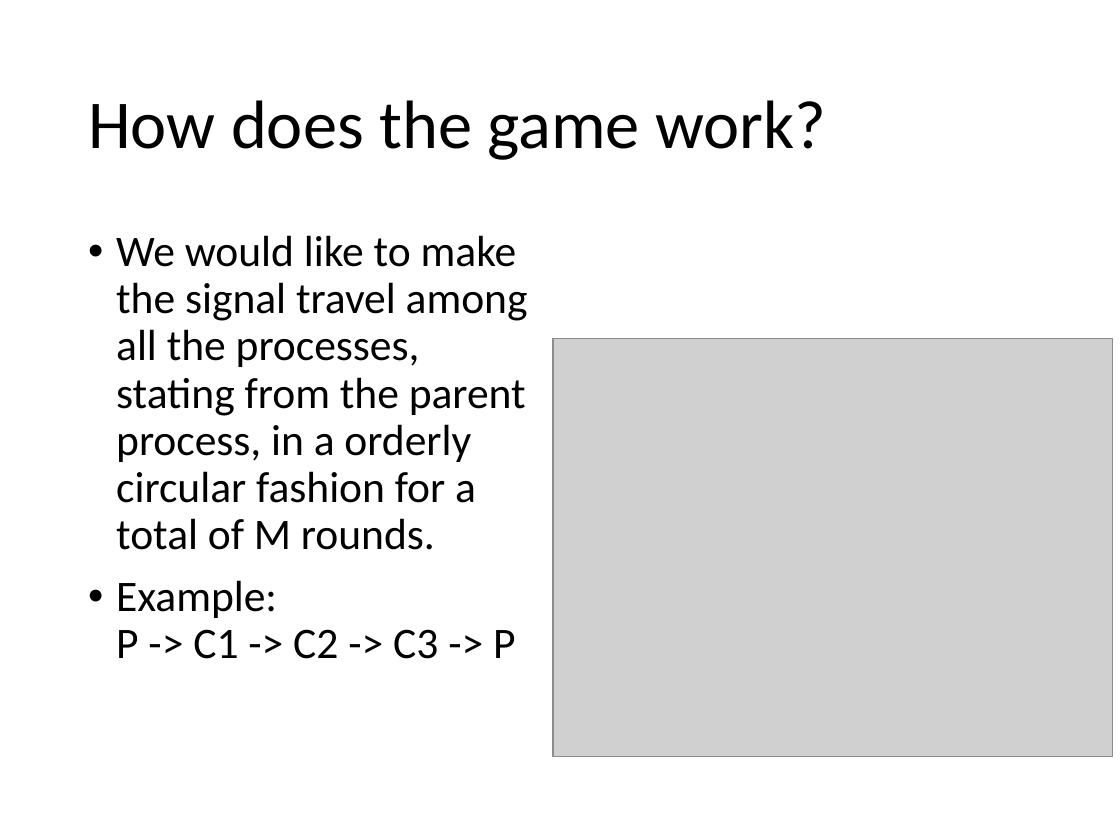
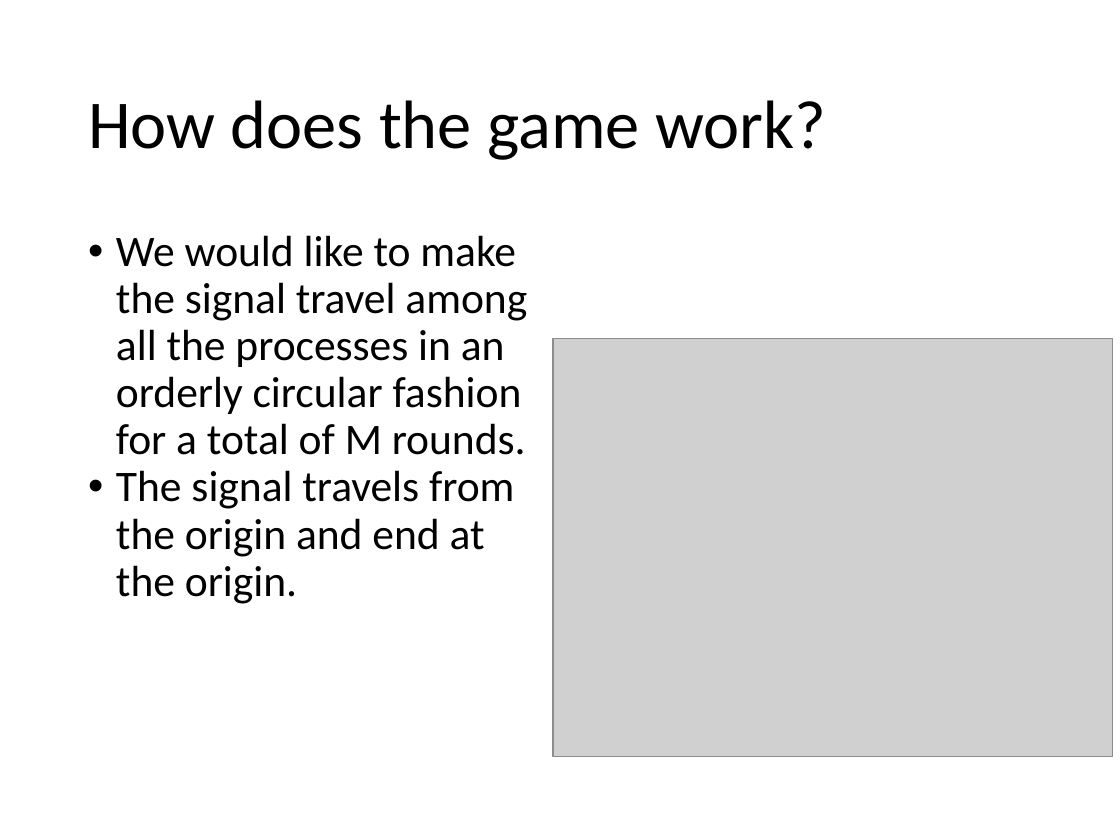
Before and after one commit to oscourse/oscourse.github.io, a slide deck: slide 2 of labs/game_of_turns.pptx. Drawn at 1120x840 pixels with LibreOffice and Linux fonts; fonts in the diff are those of the drawing; grey boxes stand for pictures. Boxes give left, top, right and bottom in pixels: in the first picture for what was removed or moved away, otherwise in the second. Text is boxed around its words. In the diff, an @@ line names an element or a change of style, - is before the commit and + after.

Commit message:
Revise the game of turns
modified:   game_of_turns.pptx

```diff
--- a/labs/game_of_turns.pptx
+++ b/labs/game_of_turns.pptx
@@ text at [116, 235, 527, 604]: text changed @@
-• We would like to make the signal travel among all the processes, stating from the parent process, in a orderly circular fashion for a total of M rounds.
-• Example:
-  P -> C1 -> C2 -> C3 -> P
+• We would like to make the signal travel among all the processes in an orderly circular fashion for a total of M rounds.
+• The signal travels from the origin and end at the origin.
```
Also in this commit, not shown: 2 other slides changed.
